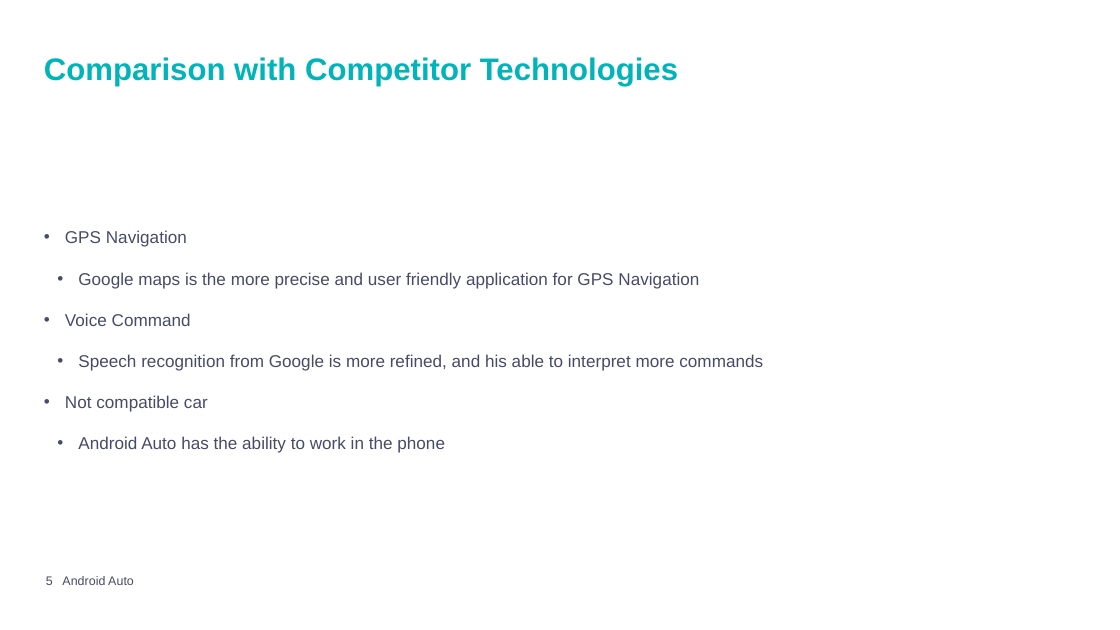
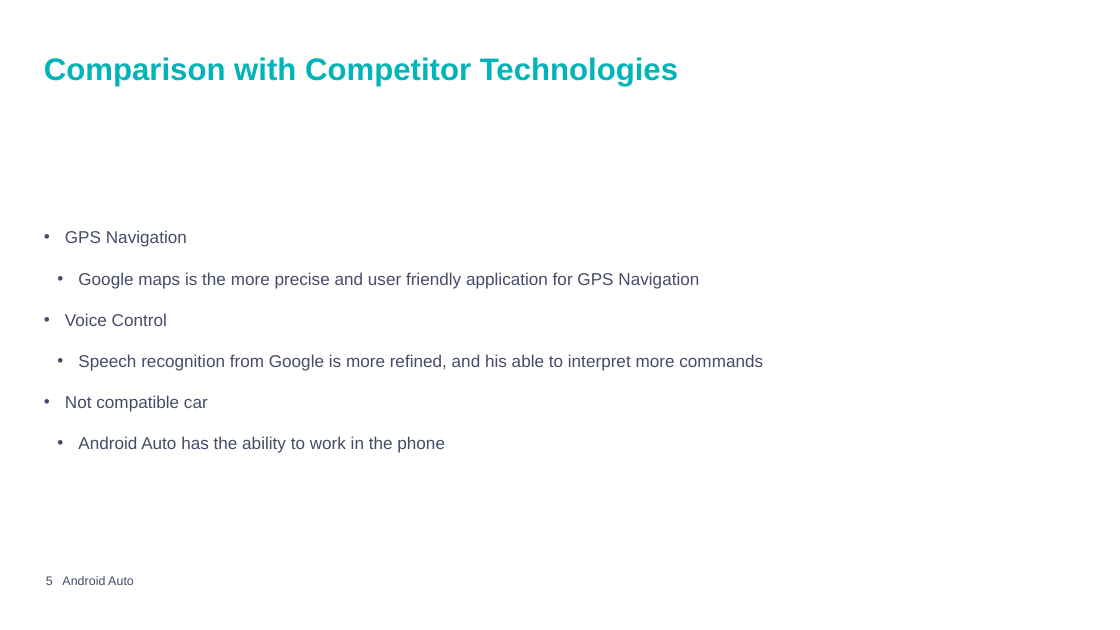
Before and after one commit to mpiresgro/AndroidAutoInfo, a slide deck: slide 5 of PowerPoint Final/Presentation_Joao_Mauro.pptx. Drawn at 1120x630 pixels with LibreOffice and Linux fonts; fonts in the diff are those of the drawing; background and template pictures are left out. Boxes give left, top, right and bottom in pixels: in the first picture for what was removed or moved away, otherwise in the second. Text is boxed around its words. In the diff, an @@ line names an element or a change of style, - is before the commit and + after.

```diff
--- a/PowerPoint Final/Presentation_Joao_Mauro.pptx
+++ b/PowerPoint Final/Presentation_Joao_Mauro.pptx
@@ text at bbox=[65, 313, 167, 326]: text changed @@
-• Voice Command
+• Voice Control
```
Also in this commit, not shown: 5 other slides changed.
